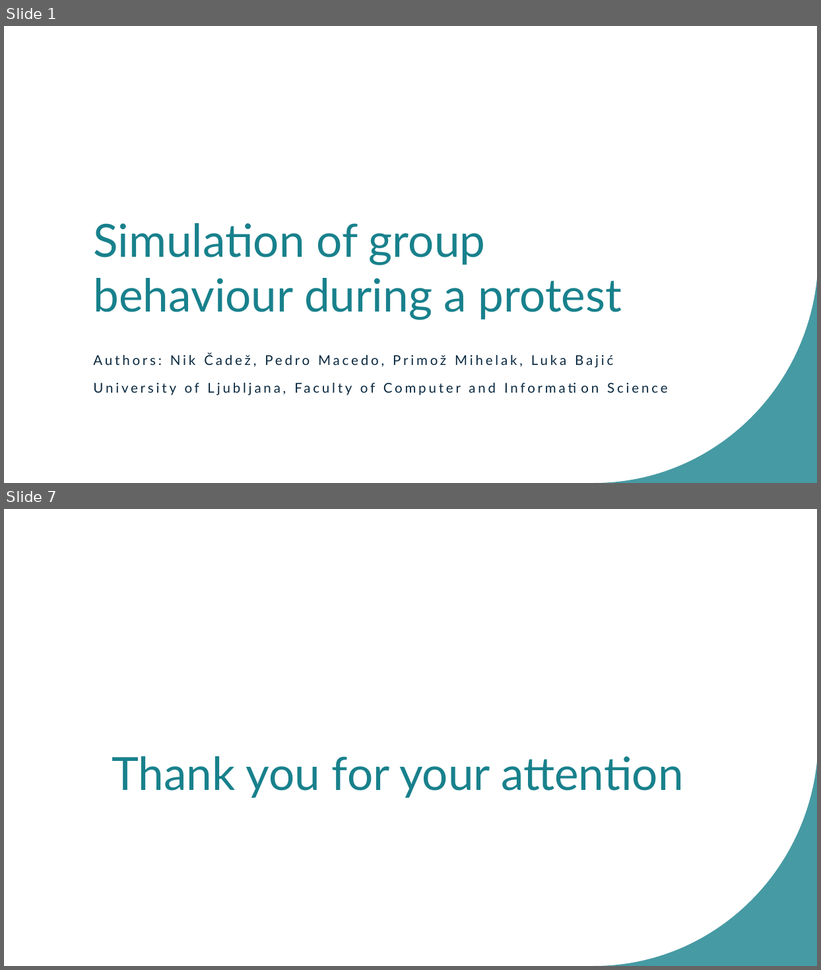
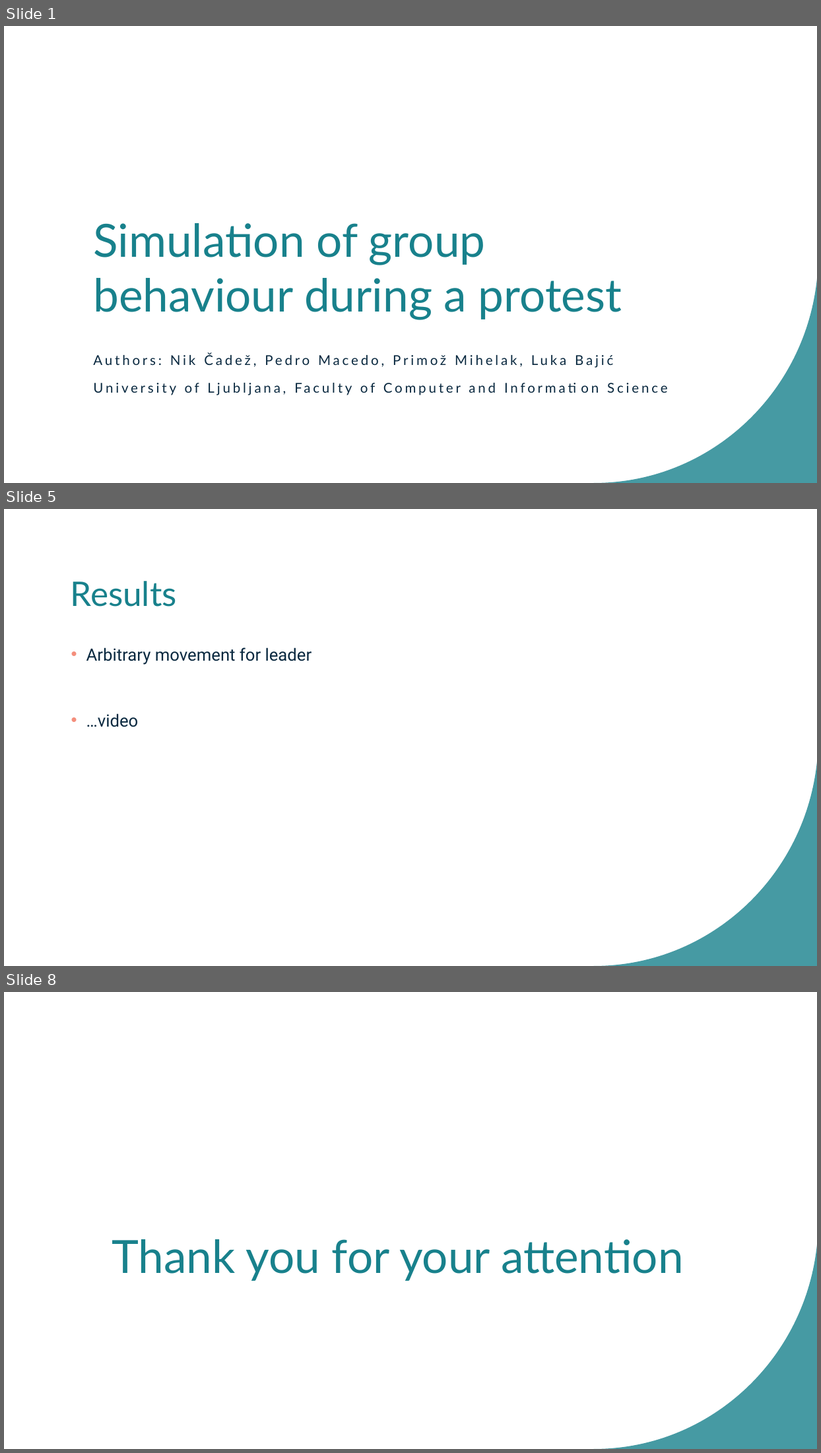
Before and after one commit to bajicluka01/CollectiveBehaviour-GroupA, a slide deck: GroupA-presentation.pptx. Shown one above the other, each under a label of ours: slides 1 and 7 before the commit, slides 1, 5 and 8 after it; the slides between them are not shown. The pictures are 821x970 and 821x1453 pixels, drawn with LibreOffice and Linux fonts; fonts in the diff are those of the drawing. Boxes give left, top, right and bottom in pixels: in the first picture for what was removed or moved away, otherwise in the second. Text is boxed around its words. In the diff, an @@ line names an element or a change of style, - is before the commit and + after.

```diff
--- a/GroupA-presentation.pptx
+++ b/GroupA-presentation.pptx
@@ slide 5 added at <box>4,509,817,966</box>, background #FFFFFF; not listed: 1 template element that a slide beside it also shows @@
@@ title added at <box>71,581,177,607</box>, 40 pt, text #18818C @@
+Results
@@ text added at <box>86,648,312,727</box>, 20 pt, text #09283F @@
+• Arbitrary movement for leader
+• …video
@@ what was slide 7 is now slide 8 @@
```
Also in this commit, not shown: 5 other slides added, 5 slides removed, 12 other files.
